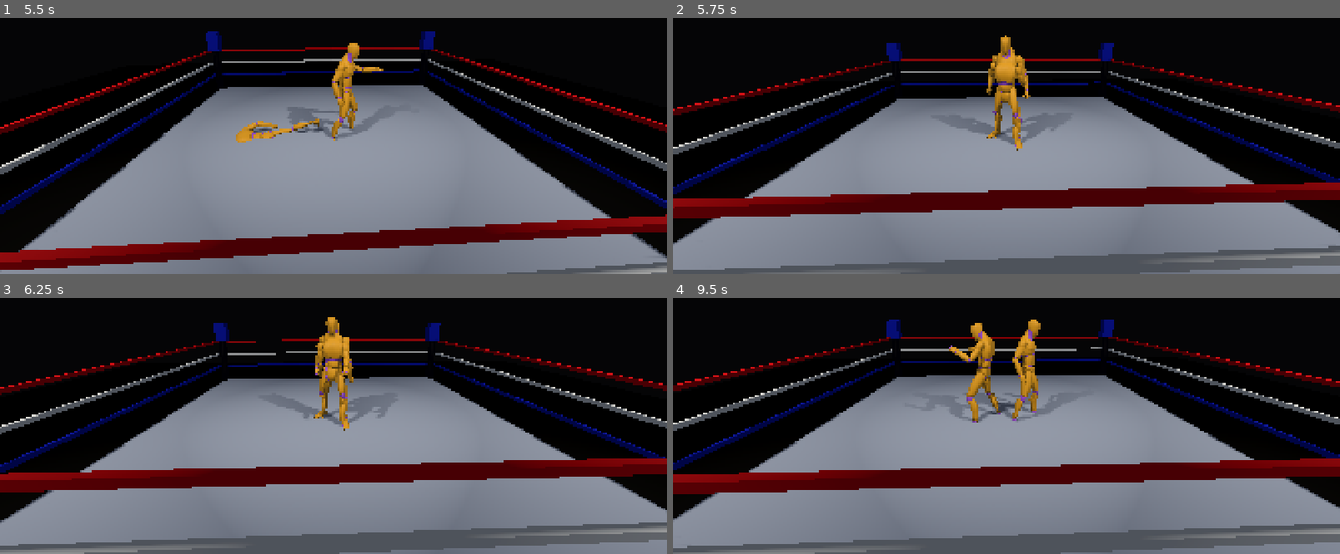
Above: before the commit, frames 1-4 (two rows, left to right).
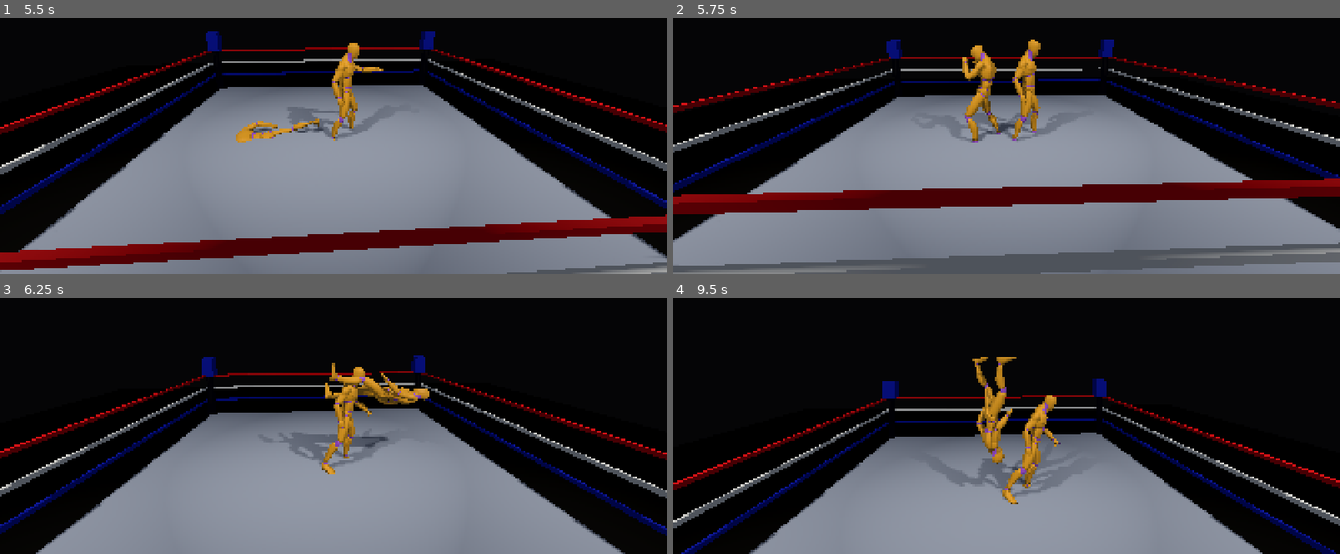
Above: after the commit, the same moments.

Repository: denhamd2/aegis
Game: Godot game, scene res://scenes/match.tscn
Two runs of this game, one before a commit and one after it. Both use one fixed random seed, a clock stepped at 60 frames per second and the inputs below.
Inputs:
- Up to frame 1 (5.5 s): hold D (move_right) 0.53-1.28 s; tap K (grapple) at 0.6, 1.35, 2.3, 3.05, 3.8, 4.35, 5.1 s; hold S (move_down) 1.28-2.03 s; hold D (move_right) 2.03-2.78 s; tap L (reversal) at 2.1 s; hold W (move_up) 2.78-3.53 s; tap J (strike) at 2.85 s; hold Space (submission_hold) 3.53-4.28 s; hold A (move_left) 3.53-5.03 s; hold S (move_down) from 5.03 s (still down)
- Up to frame 2 (5.75 s): keep holding S (move_down)
- Up to frame 3 (6.25 s): release S (move_down) at 5.78 s; hold D (move_right) from 5.78 s (still down); tap L (reversal) at 5.85 s; tap K (grapple) at 6.05 s
- Up to frame 4 (9.5 s): release D (move_right) at 6.53 s; hold W (move_up) 6.53-7.28 s; tap J (strike) at 6.6 s; tap K (grapple) at 6.8, 7.55, 8.1, 8.85 s; hold D (move_right) 7.28-8.03 s; tap Space (submission_hold) at 7.35 s; hold S (move_down) 8.03-8.78 s; hold A (move_left) from 8.78 s (still down)

Frame 1 is identical in both runs. In frame 2, 17% of the frame differs, in the area x 0-100%, y 6-100%; in frame 3, 40%; in frame 4, 48%, in the area x 0-100%, y 8-100%.

Commit message:
Add signature backbreaker and finisher piledriver paired animations
Fills in animation clips for two MoveDef resources that already
existed and were already wired as signature_move/finisher_move (the
latter newly wired into match.tscn too — it wasn't hooked up at all
before) but had no animation, so they silently fell back to
GrappleRig's grey-box timer path. paired_moves.tres replaces
grapple_suplex.tres as the single AnimationLibrary GrappleRig uses,
now holding all three clips under the same "" library key.

Caught and fixed a real geometry bug before shipping: since a
wrestler's root sits at the feet, a rotated body's far end sits at
root_y + BODY_HEIGHT*cos(flip) — first-draft curves for both new moves
let root height drop toward zero while rotation was still mid-swing
through the vertical-inverted range, putting most of the body below
the mat (invisible, confirmed via direct OpenGL capture showing only
the attacker standing alone with a stray limb fragment on the ground).
Fixed by keeping height at or above the clearance each move's rotation
needs at every sampled point, re-verified clean with the same
direct-invocation capture method used for the original suplex fix.

7/7 unit tests pass with the new scene wiring.

Co-Authored-By: Claude Sonnet 5 <noreply@anthropic.com>
Claude-Session: https://claude.ai/code/session_014FrePquMKRRVTcBmQuSTE6

Diff:
--- a/game/resources/animations/grapple_suplex.tres
+++ /dev/null
@@ -1,36 +0,0 @@
-[gd_resource type="AnimationLibrary" format=3]
-
-[sub_resource type="Animation" id="Animation_hu37m"]
-tracks/0/type = "position_3d"
-tracks/0/imported = false
-tracks/0/enabled = true
-tracks/0/path = NodePath("../WrestlerA")
-tracks/0/interp = 2
-tracks/0/loop_wrap = true
-tracks/0/keys = PackedFloat32Array(0, 1, 0.4, 0, 0, 0.18, 1, 0.36, 0, 0, 0.3, 1, 0.33, 0.02, 0, 0.42, 1, 0.31, 0.05, 0, 0.52, 1, 0.3, 0.07, 0, 0.62, 1, 0.3, 0.05, 0, 0.72, 1, 0.31, 0.02, 0, 0.82, 1, 0.33, 0, 0, 1, 1, 0.36, 0, 0)
-tracks/1/type = "rotation_3d"
-tracks/1/imported = false
-tracks/1/enabled = true
-tracks/1/path = NodePath("../WrestlerA")
-tracks/1/interp = 2
-tracks/1/loop_wrap = true
-tracks/1/keys = PackedFloat32Array(0, 1, 0, 0.70710677, 0, 0.70710677, 0.3, 1, 0.030843563, 0.7064338, -0.030843563, 0.7064338, 0.42, 1, 0.073912784, 0.7032332, -0.073912784, 0.7032332, 0.52, 1, 0.09841024, 0.70022523, -0.09841024, 0.70022523, 0.62, 1, 0.061628412, 0.70441604, -0.061628412, 0.70441604, 0.72, 1, 0.02467767, 0.706676, -0.02467767, 0.706676, 1, 1, 0, 0.70710677, 0, 0.70710677)
-tracks/2/type = "position_3d"
-tracks/2/imported = false
-tracks/2/enabled = true
-tracks/2/path = NodePath("../WrestlerB")
-tracks/2/interp = 2
-tracks/2/loop_wrap = true
-tracks/2/keys = PackedFloat32Array(0, 1, -0.4, 0, 0, 0.18, 1, -0.34, 0.02, 0, 0.3, 1, -0.25, 0.3, 0, 0.42, 1, -0.18, 1.35, 0, 0.52, 1, -0.15, 2.4, 0, 0.62, 1, -0.16, 2.1, 0, 0.72, 1, -0.16, 1.1, 0, 0.82, 1, -0.15, 0.1, 0, 0.88, 1, -0.15, 0, 0, 1, 1, -0.15, 0, 0)
-tracks/3/type = "rotation_3d"
-tracks/3/imported = false
-tracks/3/enabled = true
-tracks/3/path = NodePath("../WrestlerB")
-tracks/3/interp = 2
-tracks/3/loop_wrap = true
-tracks/3/keys = PackedFloat32Array(0, 1, 0, -0.70710677, 0, 0.70710677, 0.18, 1, -0.049325272, -0.7053843, -0.049325272, 0.7053843, 0.3, 1, -0.27059805, -0.65328145, -0.27059805, 0.65328145, 0.42, 1, -0.61237246, -0.35355335, -0.61237246, 0.35355335, 0.52, 1, -0.70710677, 3.090862e-08, -0.70710677, -3.090862e-08, 0.62, 1, -0.6903455, 0.15304592, -0.6903455, -0.15304592, 0.72, 1, -0.6184495, 0.34281212, -0.6184495, -0.34281212, 0.82, 1, -0.51714516, 0.48224562, -0.51714516, -0.48224562, 0.88, 1, -0.49999997, 0.49999997, -0.49999997, -0.49999997, 1, 1, -0.49999997, 0.49999997, -0.49999997, -0.49999997)
-
-[resource]
-_data = {
-&"grapple_suplex": SubResource("Animation_hu37m")
-}
--- /dev/null
+++ b/game/resources/animations/paired_moves.tres
@@ -0,0 +1,98 @@
+[gd_resource type="AnimationLibrary" format=3]
+
+[sub_resource type="Animation" id="Animation_7b2p4"]
+tracks/0/type = "position_3d"
+tracks/0/imported = false
+tracks/0/enabled = true
+tracks/0/path = NodePath("../WrestlerA")
+tracks/0/interp = 2
+tracks/0/loop_wrap = true
+tracks/0/keys = PackedFloat32Array(0, 1, 0.4, 0, 0, 0.2, 1, 0.36, 0, 0, 0.38, 1, 0.3, 0, 0, 0.55, 1, 0.28, -0.15, 0, 0.68, 1, 0.3, -0.05, 0, 0.85, 1, 0.33, 0, 0, 1, 1, 0.36, 0, 0)
+tracks/1/type = "rotation_3d"
+tracks/1/imported = false
+tracks/1/enabled = true
+tracks/1/path = NodePath("../WrestlerA")
+tracks/1/interp = 2
+tracks/1/loop_wrap = true
+tracks/1/keys = PackedFloat32Array(0, 1, 0, 0.70710677, 0, 0.70710677, 0.38, 1, 0.02467767, 0.706676, -0.02467767, 0.706676, 0.55, 1, -0.037007112, 0.70613766, 0.037007112, 0.70613766, 0.68, 1, -0.012340714, 0.70699906, 0.012340714, 0.70699906, 1, 1, 0, 0.70710677, 0, 0.70710677)
+tracks/2/type = "position_3d"
+tracks/2/imported = false
+tracks/2/enabled = true
+tracks/2/path = NodePath("../WrestlerB")
+tracks/2/interp = 2
+tracks/2/loop_wrap = true
+tracks/2/keys = PackedFloat32Array(0, 1, -0.4, 0, 0, 0.18, 1, -0.32, 0.02, 0, 0.32, 1, -0.18, 0.6, 0, 0.42, 1, -0.05, 1.6, 0, 0.5, 1, 0, 2.2, 0, 0.6, 1, 0.01, 2, 0, 0.7, 1, 0.03, 1.15, 0, 0.8, 1, 0.15, 0.15, 0, 0.88, 1, 0.35, 0, 0, 1, 1, 0.5, 0, 0)
+tracks/3/type = "rotation_3d"
+tracks/3/imported = false
+tracks/3/enabled = true
+tracks/3/path = NodePath("../WrestlerB")
+tracks/3/interp = 2
+tracks/3/loop_wrap = true
+tracks/3/keys = PackedFloat32Array(0, 1, 0, -0.70710677, 0, 0.70710677, 0.18, 1, -0.061628412, -0.70441604, -0.061628412, 0.70441604, 0.32, 1, -0.4055798, -0.579228, -0.4055798, 0.579228, 0.42, 1, -0.664463, -0.24184477, -0.664463, 0.24184477, 0.5, 1, -0.70710677, 3.090862e-08, -0.70710677, -3.090862e-08, 0.6, 1, -0.6903455, 0.15304592, -0.6903455, -0.15304592, 0.7, 1, -0.6184495, 0.34281212, -0.6184495, -0.34281212, 0.8, 1, -0.51714516, 0.48224562, -0.51714516, -0.48224562, 0.88, 1, -0.49999997, 0.49999997, -0.49999997, -0.49999997, 1, 1, -0.49999997, 0.49999997, -0.49999997, -0.49999997)
+
+[sub_resource type="Animation" id="Animation_hfdie"]
+tracks/0/type = "position_3d"
+tracks/0/imported = false
+tracks/0/enabled = true
+tracks/0/path = NodePath("../WrestlerA")
+tracks/0/interp = 2
+tracks/0/loop_wrap = true
+tracks/0/keys = PackedFloat32Array(0, 1, 0.4, 0, 0, 0.18, 1, 0.36, 0, 0, 0.3, 1, 0.33, 0.02, 0, 0.42, 1, 0.31, 0.05, 0, 0.52, 1, 0.3, 0.07, 0, 0.62, 1, 0.3, 0.05, 0, 0.72, 1, 0.31, 0.02, 0, 0.82, 1, 0.33, 0, 0, 1, 1, 0.36, 0, 0)
+tracks/1/type = "rotation_3d"
+tracks/1/imported = false
+tracks/1/enabled = true
+tracks/1/path = NodePath("../WrestlerA")
+tracks/1/interp = 2
+tracks/1/loop_wrap = true
+tracks/1/keys = PackedFloat32Array(0, 1, 0, 0.70710677, 0, 0.70710677, 0.3, 1, 0.030843563, 0.7064338, -0.030843563, 0.7064338, 0.42, 1, 0.073912784, 0.7032332, -0.073912784, 0.7032332, 0.52, 1, 0.09841024, 0.70022523, -0.09841024, 0.70022523, 0.62, 1, 0.061628412, 0.70441604, -0.061628412, 0.70441604, 0.72, 1, 0.02467767, 0.706676, -0.02467767, 0.706676, 1, 1, 0, 0.70710677, 0, 0.70710677)
+tracks/2/type = "position_3d"
+tracks/2/imported = false
+tracks/2/enabled = true
+tracks/2/path = NodePath("../WrestlerB")
+tracks/2/interp = 2
+tracks/2/loop_wrap = true
+tracks/2/keys = PackedFloat32Array(0, 1, -0.4, 0, 0, 0.18, 1, -0.34, 0.02, 0, 0.3, 1, -0.25, 0.3, 0, 0.42, 1, -0.18, 1.35, 0, 0.52, 1, -0.15, 2.4, 0, 0.62, 1, -0.16, 2.1, 0, 0.72, 1, -0.16, 1.1, 0, 0.82, 1, -0.15, 0.1, 0, 0.88, 1, -0.15, 0, 0, 1, 1, -0.15, 0, 0)
+tracks/3/type = "rotation_3d"
+tracks/3/imported = false
+tracks/3/enabled = true
+tracks/3/path = NodePath("../WrestlerB")
+tracks/3/interp = 2
+tracks/3/loop_wrap = true
+tracks/3/keys = PackedFloat32Array(0, 1, 0, -0.70710677, 0, 0.70710677, 0.18, 1, -0.049325272, -0.7053843, -0.049325272, 0.7053843, 0.3, 1, -0.27059805, -0.65328145, -0.27059805, 0.65328145, 0.42, 1, -0.61237246, -0.35355335, -0.61237246, 0.35355335, 0.52, 1, -0.70710677, 3.090862e-08, -0.70710677, -3.090862e-08, 0.62, 1, -0.6903455, 0.15304592, -0.6903455, -0.15304592, 0.72, 1, -0.6184495, 0.34281212, -0.6184495, -0.34281212, 0.82, 1, -0.51714516, 0.48224562, -0.51714516, -0.48224562, 0.88, 1, -0.49999997, 0.49999997, -0.49999997, -0.49999997, 1, 1, -0.49999997, 0.49999997, -0.49999997, -0.49999997)
+
+[sub_resource type="Animation" id="Animation_086g0"]
+tracks/0/type = "position_3d"
+tracks/0/imported = false
+tracks/0/enabled = true
+tracks/0/path = NodePath("../WrestlerA")
+tracks/0/interp = 2
+tracks/0/loop_wrap = true
+tracks/0/keys = PackedFloat32Array(0, 1, 0.4, 0, 0, 0.2, 1, 0.35, 0, 0, 0.35, 1, 0.3, 0.03, 0, 0.5, 1, 0.28, 0.05, 0, 0.65, 1, 0.3, 0.03, 0, 0.8, 1, 0.34, 0, 0, 1, 1, 0.37, 0, 0)
+tracks/1/type = "rotation_3d"
+tracks/1/imported = false
+tracks/1/enabled = true
+tracks/1/path = NodePath("../WrestlerA")
+tracks/1/interp = 2
+tracks/1/loop_wrap = true
+tracks/1/keys = PackedFloat32Array(0, 1, 0, 0.70710677, 0, 0.70710677, 0.35, 1, 0.037007112, 0.70613766, -0.037007112, 0.70613766, 0.5, 1, 0.061628412, 0.70441604, -0.061628412, 0.70441604, 0.65, 1, 0.037007112, 0.70613766, -0.037007112, 0.70613766, 1, 1, 0, 0.70710677, 0, 0.70710677)
+tracks/2/type = "position_3d"
+tracks/2/imported = false
+tracks/2/enabled = true
+tracks/2/path = NodePath("../WrestlerB")
+tracks/2/interp = 2
+tracks/2/loop_wrap = true
+tracks/2/keys = PackedFloat32Array(0, 1, -0.4, 0, 0, 0.15, 1, -0.32, 0.02, 0, 0.3, 1, -0.15, 0.55, 0, 0.42, 1, 0, 1.3, 0, 0.52, 1, 0.1, 1.55, 0, 0.62, 1, 0.2, 1.35, 0, 0.72, 1, 0.35, 0.75, 0, 0.82, 1, 0.5, 0.3, 0, 0.92, 1, 0.62, 0.05, 0, 1, 1, 0.65, 0, 0)
+tracks/3/type = "rotation_3d"
+tracks/3/imported = false
+tracks/3/enabled = true
+tracks/3/path = NodePath("../WrestlerB")
+tracks/3/interp = 2
+tracks/3/loop_wrap = true
+tracks/3/keys = PackedFloat32Array(0, 1, 0, -0.70710677, 0, 0.70710677, 0.15, 1, -0.061628412, -0.70441604, -0.061628412, 0.70441604, 0.3, 1, -0.32650557, -0.62721133, -0.32650557, 0.62721133, 0.42, 1, -0.47771442, -0.5213338, -0.47771442, 0.5213338, 0.52, 1, -0.5416752, -0.45451948, -0.5416752, 0.45451948, 0.62, 1, -0.59636784, -0.37992817, -0.59636784, 0.37992817, 0.72, 1, -0.5609855, -0.43045932, -0.5609855, 0.43045932, 0.82, 1, -0.5213338, -0.47771442, -0.5213338, 0.47771442, 0.92, 1, -0.49999997, -0.49999997, -0.49999997, 0.49999997, 1, 1, -0.49999997, -0.49999997, -0.49999997, 0.49999997)
+
+[resource]
+_data = {
+&"finisher_piledriver": SubResource("Animation_7b2p4"),
+&"grapple_suplex": SubResource("Animation_hfdie"),
+&"signature_backbreaker": SubResource("Animation_086g0")
+}
--- a/game/scenes/match.tscn
+++ b/game/scenes/match.tscn
@@ -9,7 +9,8 @@
 [ext_resource type="Resource" path="res://resources/moves/strike_jab.tres" id="7"]
 [ext_resource type="Resource" path="res://resources/moves/grapple_suplex.tres" id="8"]
 [ext_resource type="Resource" path="res://resources/moves/signature_backbreaker.tres" id="9"]
-[ext_resource type="AnimationLibrary" path="res://resources/animations/grapple_suplex.tres" id="10"]
+[ext_resource type="AnimationLibrary" path="res://resources/animations/paired_moves.tres" id="10"]
+[ext_resource type="Resource" path="res://resources/moves/finisher_piledriver.tres" id="11"]
 
 [sub_resource type="Environment" id="Environment_arena"]
 background_mode = 1
@@ -79,6 +80,7 @@
 strike_move = ExtResource("7")
 grapple_move = ExtResource("8")
 signature_move = ExtResource("9")
+finisher_move = ExtResource("11")
 opponent_path = NodePath("../WrestlerB")
 grapple_rig_path = NodePath("../GrappleRig")
 
@@ -89,6 +91,7 @@
 strike_move = ExtResource("7")
 grapple_move = ExtResource("8")
 signature_move = ExtResource("9")
+finisher_move = ExtResource("11")
 opponent_path = NodePath("../WrestlerA")
 grapple_rig_path = NodePath("../GrappleRig")
 
Not shown: 1 places in game/scenes/match.tscn that only renumber resources
Not shown, changed: README.md
